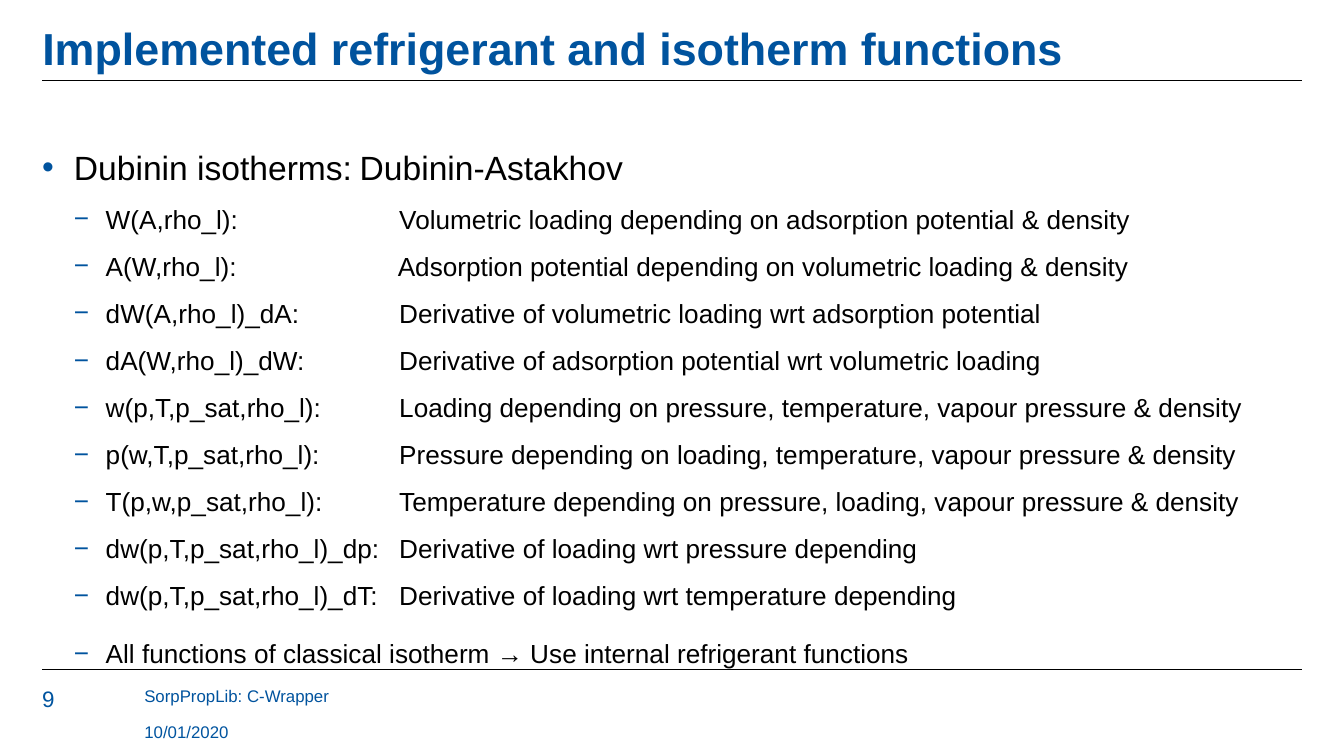
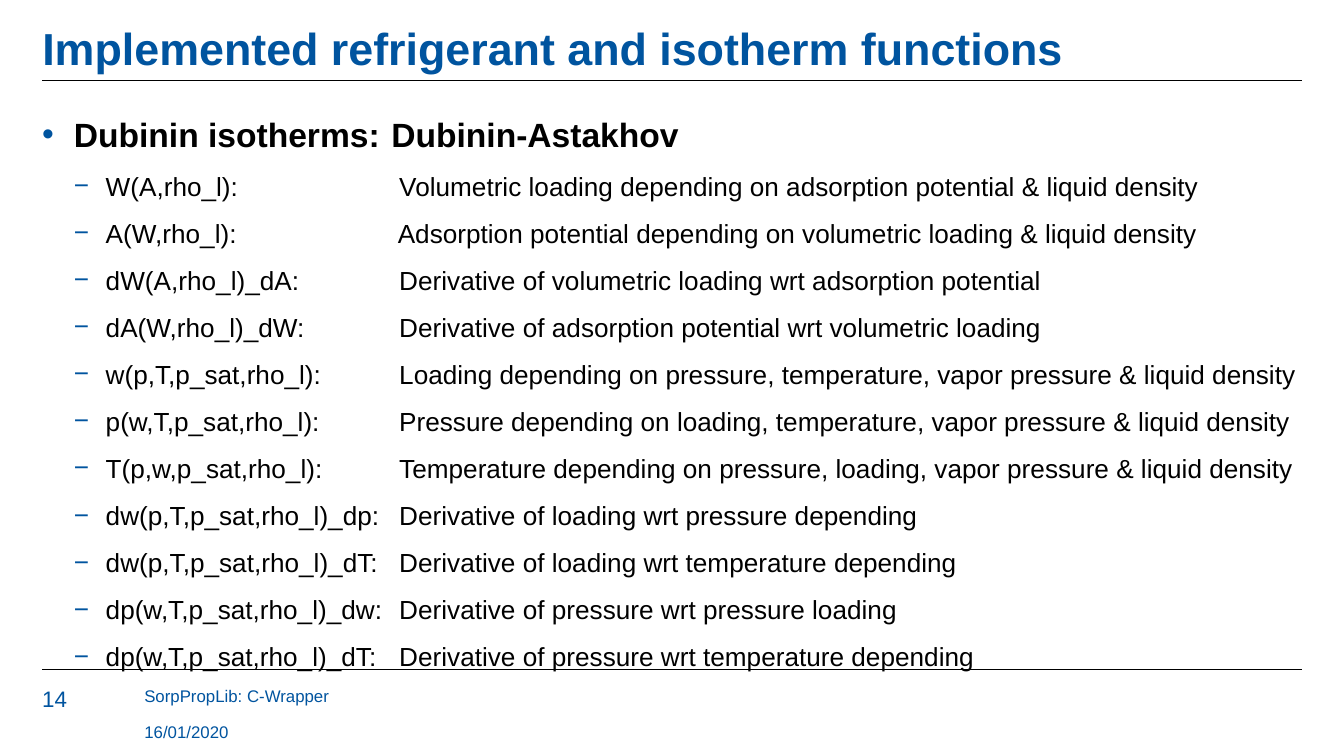
Before and after one commit to carlesRT/sorpproplib_JSON, a slide deck: slide 14 of c_wrapper/SorpPropLib_CWrapper.pptx (slide 9 before the commit). Drawn at 1344x756 pixels with LibreOffice and Linux fonts; fonts in the diff are those of the drawing; background and template pictures are left out. Boxes give left, top, right and bottom in pixels: in the first picture for what was removed or moved away, otherwise in the second. Text is boxed around its words. In the diff, an @@ line names an element or a change of style, - is before the commit and + after.

```diff
--- a/c_wrapper/SorpPropLib_CWrapper.pptx
+++ b/c_wrapper/SorpPropLib_CWrapper.pptx
@@ text "Dubinin isotherms: Dubinin-Astakhov": place and size @@
-text "Dubinin isotherms: Dubinin-Astakhov" at (74, 155, 1241, 669)
+text "Dubinin isotherms: Dubinin-Astakhov" at (74, 122, 1295, 672)
@@ text at (74, 122, 1041, 578): bold on in "Dubinin isotherms: Dubinin-Astakhov"; bullet colour #00539E to #00549F; less space between paragraphs @@
@@ text at (106, 177, 1198, 249): text changed @@
-  − W(A,rho_l): Volumetric loading depending on adsorption potential & density
-  − A(W,rho_l): Adsorption potential depending on volumetric loading & density
+  − W(A,rho_l): Volumetric loading depending on adsorption potential & liquid density
+  − A(W,rho_l): Adsorption potential depending on volumetric loading & liquid density
@@ text at (106, 365, 1295, 484): text changed @@
-  − w(p,T,p_sat,rho_l): Loading depending on pressure, temperature, vapour pressure & density
-  − p(w,T,p_sat,rho_l): Pressure depending on loading, temperature, vapour pressure & density
-  − T(p,w,p_sat,rho_l): Temperature depending on pressure, loading, vapour pressure & density
+  − w(p,T,p_sat,rho_l): Loading depending on pressure, temperature, vapor pressure & liquid density
+  − p(w,T,p_sat,rho_l): Pressure depending on loading, temperature, vapor pressure & liquid density
+  − T(p,w,p_sat,rho_l): Temperature depending on pressure, loading, vapor pressure & liquid density
@@ text at (106, 600, 973, 672): text changed @@
-  − All functions of classical isotherm → Use internal refrigerant functions
+  − dp(w,T,p_sat,rho_l)_dw: Derivative of pressure wrt pressure loading
+  − dp(w,T,p_sat,rho_l)_dT: Derivative of pressure wrt temperature depending
@@ page number at (42, 691, 67, 707): text changed @@
-9
+14
@@ text at (144, 725, 228, 739): text changed @@
-10/01/2020
+16/01/2020
```
Also in this commit, not shown: 6 other slides changed, 7 slides added, 7 slides removed.
